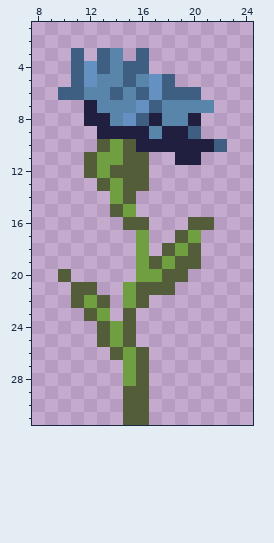
File history of a pixel-art sprite, Medival_pack/textures/blocks/flower_cornflower.png. The first picture shows the starting point.
The file is 32x32 pixels. Shown: x 8..24, y 1..31.
After:
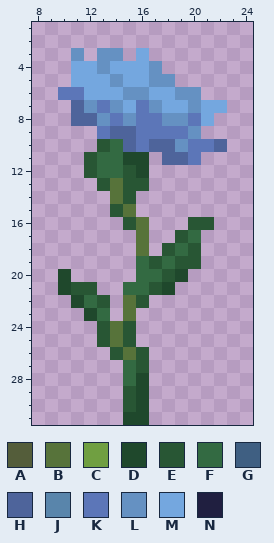
Palette (. is transparent): A #545d3a  B #57733a  C #709f41  D #1f482c  E #285634  F #336a42  G #3f5f82  H #4e649b  J #5985ab  K #5c76b8  L #6591c2  M #74a7df  N #201f40
Difference:
Changed rows in their new state; - is an unchanged pixel.
first column x 10:
 3 -L-LL-M------
 4 -MMLMMML-----
 5 -MMMLMM-L----
 6 KKMMMLLMMLL--
 7 -HLKLMKLMMLMM
 8 -HHLK-KKLLKM-
 9 ---KHHKKKKL--
10 ---EFHKHHLKKH
11 --EFFDD-HHK--
12 --EFFED------
13 ---EBEE------
14 ----BE-------
15 ----EB-------
16 -----EB---EE-
17 ------B--EF--
18 ------B-EFE--
19 ------FEFEE--
20 D-----FFED---
21 DEE--FFED----
22 -DFE-BE------
23 --DF-B-------
24 ---EBE-------
25 ---EBE-------
26 ----EBE------
27 -----FE------
28 -----FD------
29 -----ED------
30 -----ED------
31 -----DD------
Changed places in both pictures, as pixel boxes (x1, y1, x2, y2):
changed: (58, 48, 227, 425)
